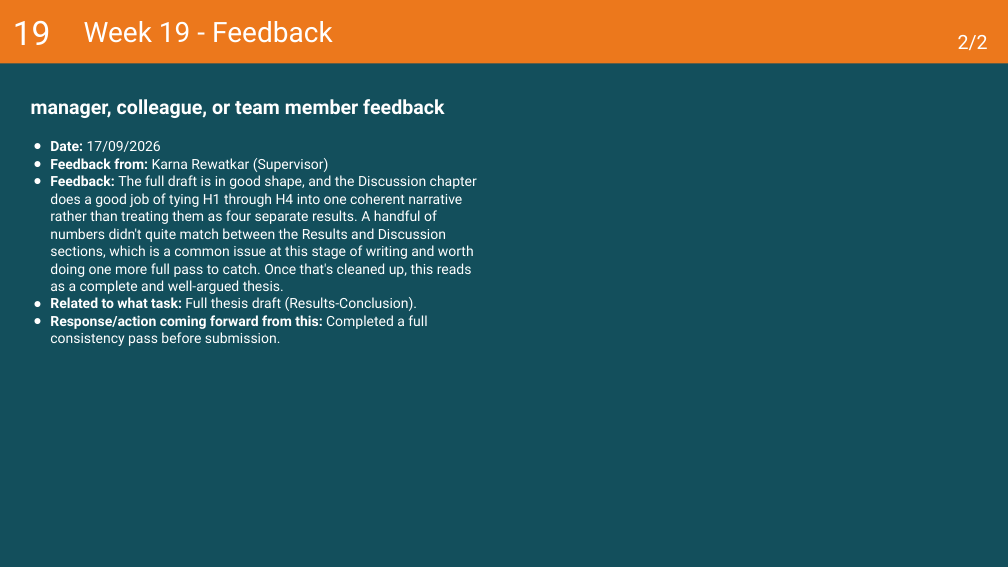
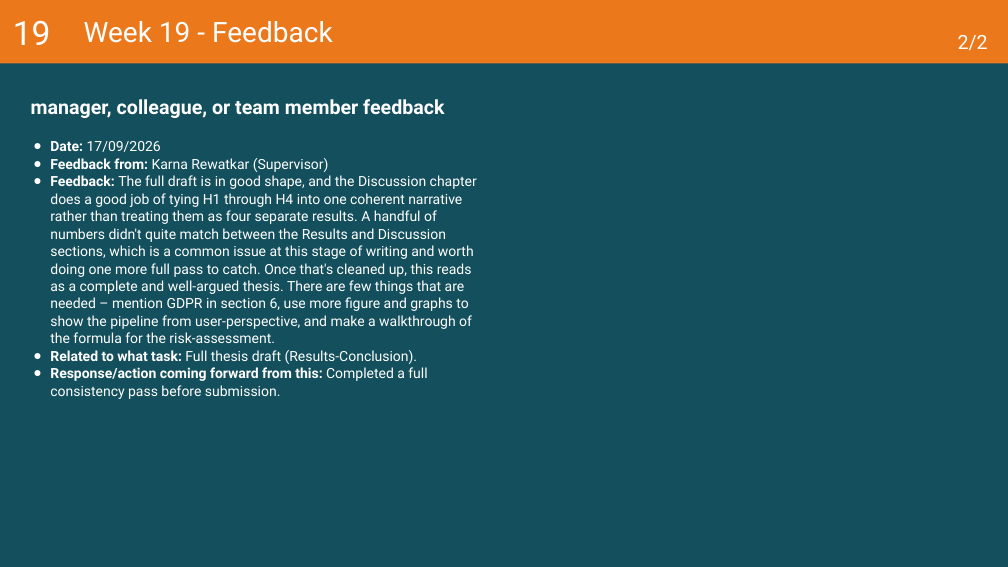
Before and after one commit to VladislavStoimenov235030/Vladislav_Stoimenov_Graduation_Project_25_26, a slide deck: slide 48 of thesis/evidencing/2026-27 Learning Log Graduation Project.pptx (slide 47 before the commit). Drawn at 1008x567 pixels with LibreOffice and Linux fonts; fonts in the diff are those of the drawing. Boxes give left, top, right and bottom in pixels: in the first picture for what was removed or moved away, otherwise in the second. Text is boxed around its words. In the diff, an @@ line names an element or a change of style, - is before the commit and + after.

```diff
--- a/thesis/evidencing/2026-27 Learning Log Graduation Project.pptx
+++ b/thesis/evidencing/2026-27 Learning Log Graduation Project.pptx
@@ text at (x1=50, y1=175, x2=477, y2=343): text changed @@
-● Feedback: The full draft is in good shape, and the Discussion chapter does a good job of tying H1 through H4 into one coherent narrative rather than treating them as four separate results. A handful of numbers didn't quite match between the Results and Discussion sections, which is a common issue at this stage of writing and worth doing one more full pass to catch. Once that's cleaned up, this reads as a complete and well-argued thesis.
+● Feedback: The full draft is in good shape, and the Discussion chapter does a good job of tying H1 through H4 into one coherent narrative rather than treating them as four separate results. A handful of numbers didn't quite match between the Results and Discussion sections, which is a common issue at this stage of writing and worth doing one more full pass to catch. Once that's cleaned up, this reads as a complete and well-argued thesis. There are few things that are needed – mention GDPR in section 6, use more figure and graphs to show the pipeline from user-perspective, and make a walkthrough of the formula for the risk-assessment.
```
Also in this commit, not shown: 2 other slides changed, 1 slide added, 3 other files.
